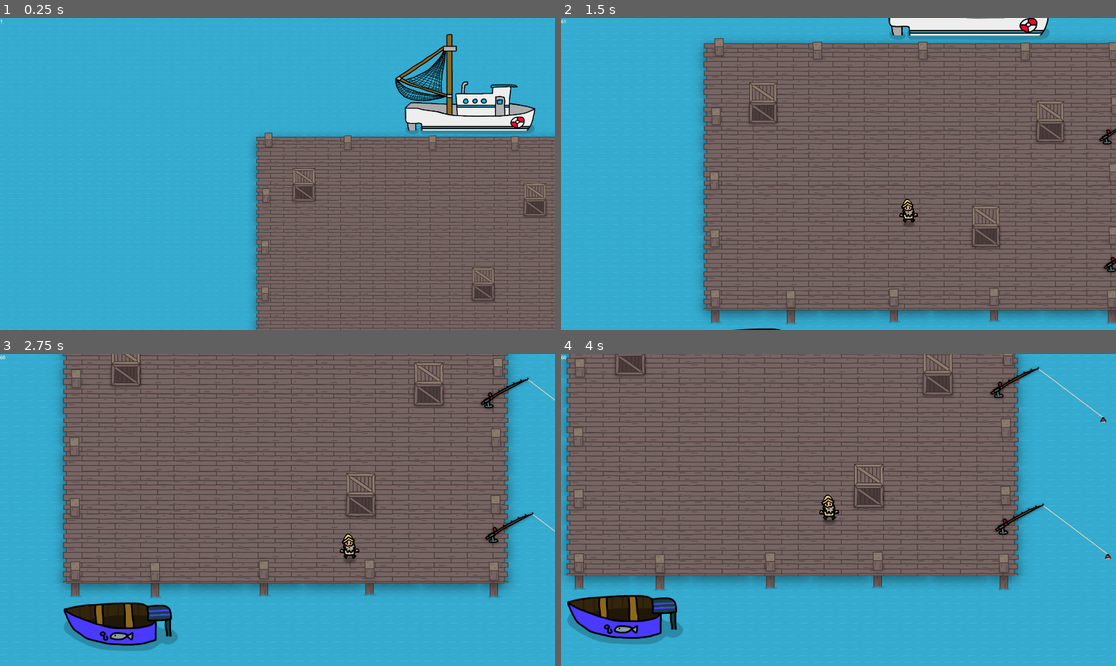
Above: before the commit, frames 1-4 (two rows, left to right).
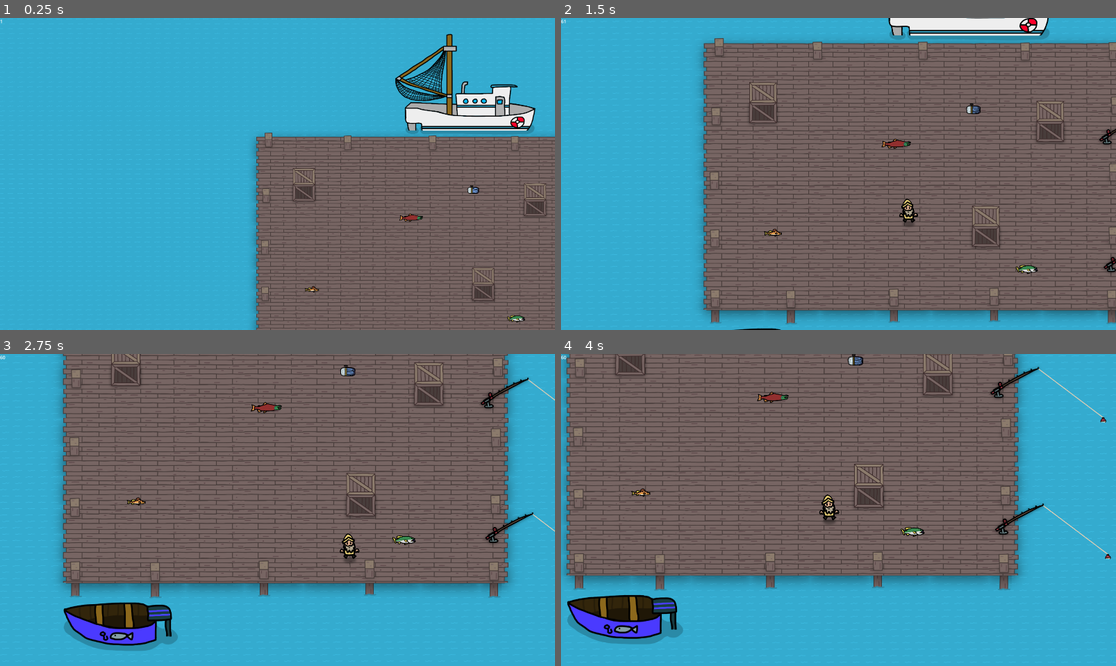
Above: after the commit, the same moments.

Repository: ZevDev54/FishermansWhar
Game: Godot game, scene res://Scenes/GameContainer.tscn
Same seed, same stepped clock (60 frames per second), same inputs: the game is played once before the commit and once after it.
Inputs:
- Up to frame 1 (0.25 s): no input
- Up to frame 2 (1.5 s): hold D (move_right) 0.53-1.28 s; tap Space (join) at 0.6 s; hold S (move_down) from 1.28 s (still down); tap E (pickup) at 1.35 s
- Up to frame 3 (2.75 s): release S (move_down) at 2.03 s; hold D (move_right) from 2.03 s (still down); tap Space (join) at 2.1 s
- Up to frame 4 (4 s): release D (move_right) at 2.78 s; hold W (move_up) 2.78-3.53 s; tap E (pickup) at 2.85 s; hold A (move_left) from 3.53 s (still down); tap Space (join) at 3.6 s

The runs differ from the first frame. In frame 1, 0.2% of the frame differs, in the area x 54-95%, y 53-98%; in frame 2, 0.3%; in frame 3, 0.3%; in frame 4, 0.4%, in the area x 12-66%, y 0-59%.

Commit message:
Balancing fish a lil

Diff:
--- a/Scenes/LevelBits/crate.tscn
+++ b/Scenes/LevelBits/crate.tscn
@@ -3,7 +3,7 @@
 [ext_resource type="Texture2D" uid="uid://d4d54g2wqxsvj" path="res://Sprites/levels/NewDocks/Crate.png" id="1_stqhp"]
 
 [sub_resource type="RectangleShape2D" id="RectangleShape2D_3w1xg"]
-size = Vector2(15.5556, 20.6667)
+size = Vector2(15.5556, 15.3334)
 
 [node name="Crate" type="StaticBody2D"]
 scale = Vector2(4.5, 4.5)
@@ -17,5 +17,5 @@
 
 [node name="CollisionShape2D" type="CollisionShape2D" parent="."]
 z_index = 1
-position = Vector2(1.05964e-07, -1)
+position = Vector2(1.05964e-07, 1.66668)
 shape = SubResource("RectangleShape2D_3w1xg")
--- a/Scenes/guns/bass.tscn
+++ b/Scenes/guns/bass.tscn
@@ -172,7 +172,7 @@
 projectile = ExtResource("2_3rgog")
 projectile_speed = 1000.0
 projectile_damage = 8
-projectile_lifetime = 0.5
+projectile_lifetime = 0.2
 
 [node name="CollisionShape2D" type="CollisionShape2D" parent="."]
 position = Vector2(17, 0)
--- a/Scenes/guns/salmon.tscn
+++ b/Scenes/guns/salmon.tscn
@@ -188,14 +188,14 @@
 script = ExtResource("1_4mur2")
 shoot_rate = 0.125
 animation = NodePath("AnimationPlayer")
-degrees_inaccuracy = 0.2
+degrees_inaccuracy = 0.15
 rigidbody = NodePath(".")
 gfx = NodePath("GFX")
 shoot_point = NodePath("ShootPosition")
 projectile = ExtResource("2_vsa63")
 projectile_speed = 900.0
 projectile_damage = 9
-projectile_lifetime = 0.8
+projectile_lifetime = 0.5
 
 [node name="CollisionShape2D" type="CollisionShape2D" parent="."]
 position = Vector2(17, 0)
--- a/Scenes/player.tscn
+++ b/Scenes/player.tscn
@@ -273,8 +273,7 @@
 [node name="PlayerControls" type="Node" parent="."]
 script = ExtResource("8_g6f7v")
 
-[node name="PlayerScoring" type="Node" parent="." node_paths=PackedStringArray("score_display")]
+[node name="PlayerScoring" type="Node" parent="."]
 script = ExtResource("9_4gine")
-score_display = NodePath("")
 
 [connection signal="body_entered" from="PlayerMovementBody/PlayerDamageable/HurtBox" to="PlayerMovementBody/PlayerDamageable" method="_on_hurt_box_body_entered"]
--- a/Scenes/world.tscn
+++ b/Scenes/world.tscn
@@ -27,26 +27,21 @@
 [node name="World" type="Node2D"]
 
 [node name="FishContainer" type="Node2D" parent="."]
-visible = false
 
 [node name="Salmon" parent="FishContainer" instance=ExtResource("4_uldyd")]
 z_index = 5
 position = Vector2(512, 248)
 
-[node name="Salmon2" parent="FishContainer" instance=ExtResource("4_uldyd")]
-z_index = 5
-position = Vector2(125, 355)
-
 [node name="Perch" parent="FishContainer" instance=ExtResource("2_u6gx3")]
 z_index = 5
-position = Vector2(289, 301)
+position = Vector2(202, 472)
 
 [node name="Bass" parent="FishContainer" instance=ExtResource("17_56837")]
-position = Vector2(458, 332)
+position = Vector2(840, 564)
 shells_per_shot = 8
 
 [node name="SardineSMG" parent="FishContainer" instance=ExtResource("4_4sfye")]
-position = Vector2(215, 270)
+position = Vector2(706, 160)
 
 [node name="Level" type="Node2D" parent="."]
 
Not shown, changed: Sprites/psd/DocksBackground.psd
Not shown, changed: todos.md
